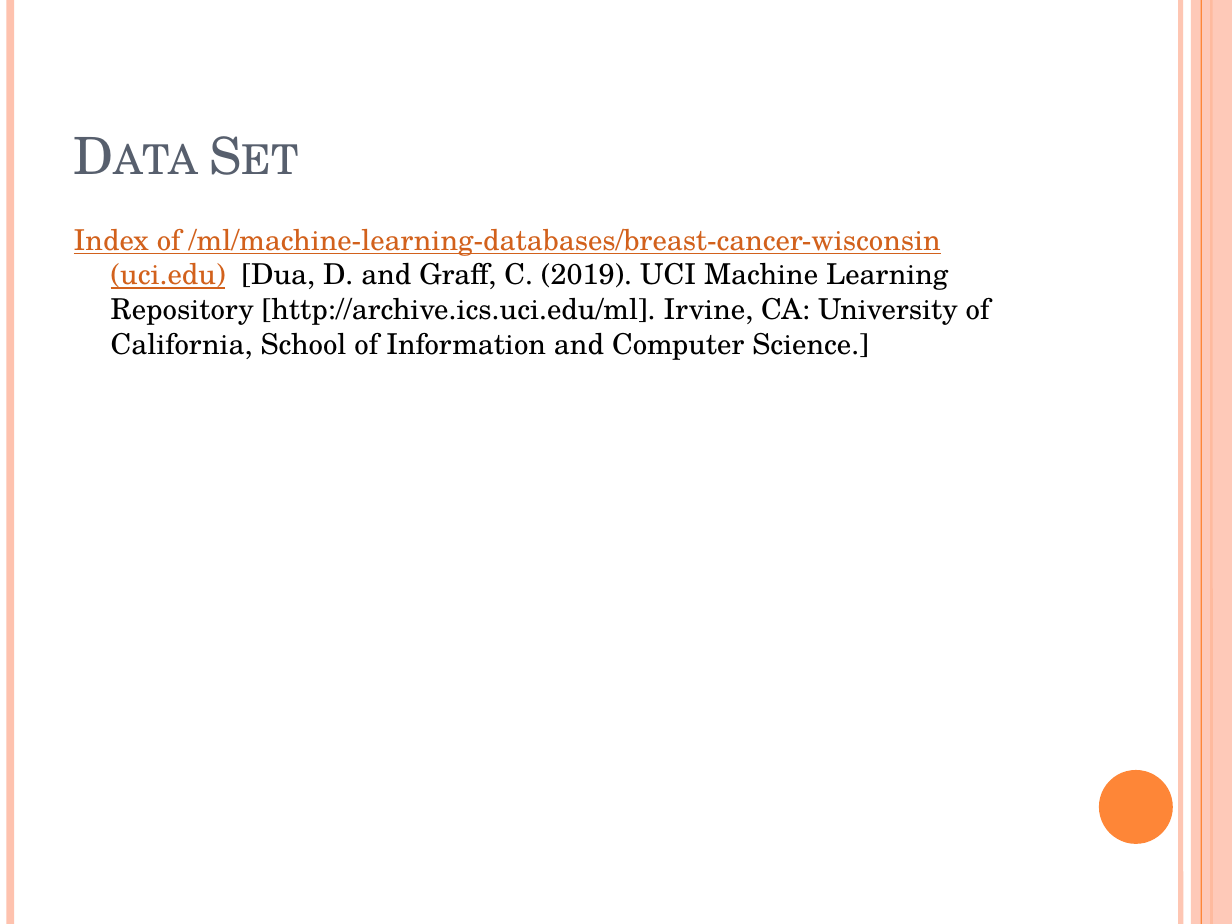
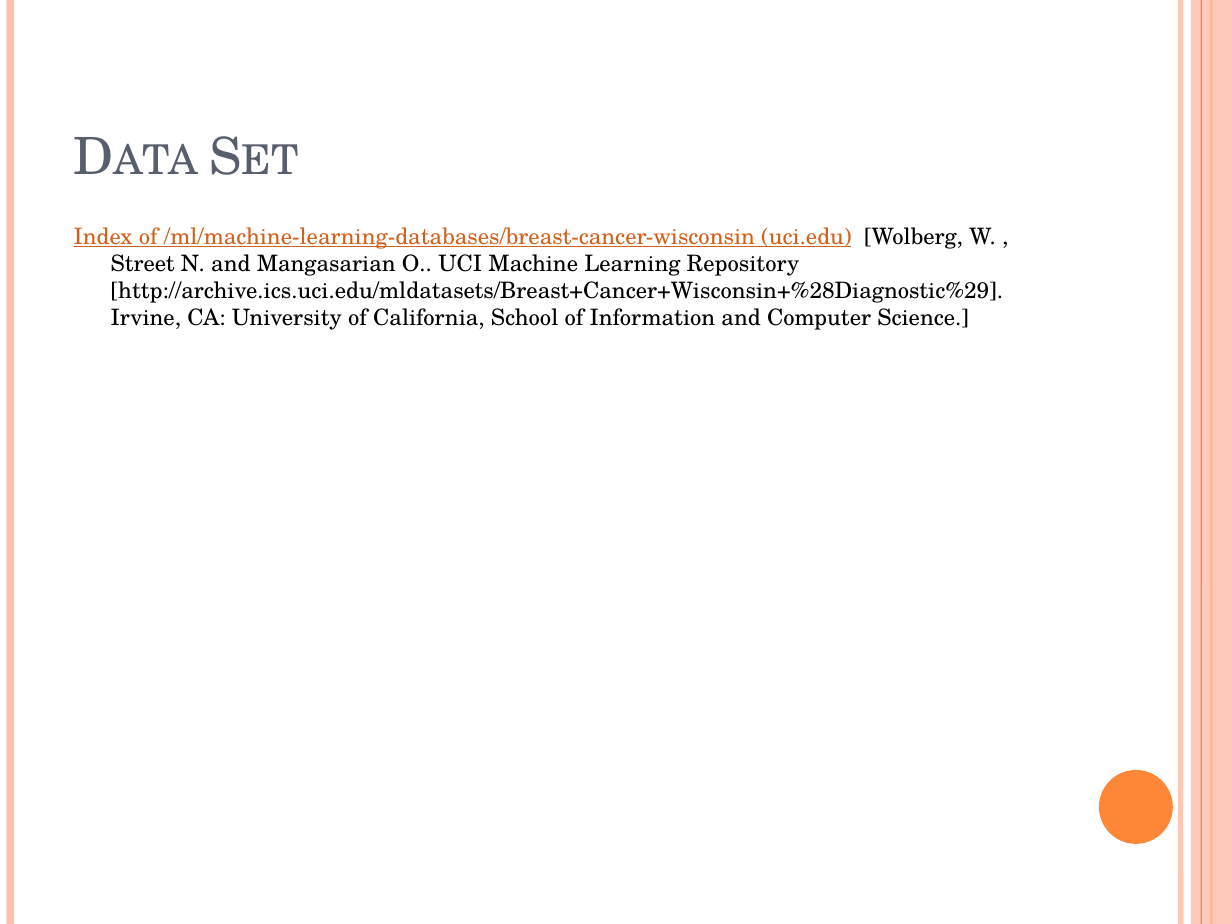
Before and after one commit to Vasilisdi/Data-Analyst-NTUA-Course---Vasileios-Dimitriou, a slide deck: slide 3 of Vasileios Dimitriou.pptx. Drawn at 1232x924 pixels with LibreOffice and Linux fonts; fonts in the diff are those of the drawing. Boxes give left, top, right and bottom in pixels: in the first picture for what was removed or moved away, otherwise in the second. Text is boxed around its words. In the diff, an @@ line names an element or a change of style, - is before the commit and + after.

Commit message:
Update of script method and pptx
The data analysis script has been updated. The presentation includes the source of the data. Data to be uploaded is pending after the final decision about the dataset.

```diff
--- a/Vasileios Dimitriou.pptx
+++ b/Vasileios Dimitriou.pptx
@@ text at <box>74,227,1003,330</box>: text changed; size 16.8 to 13.2 pt @@
-Index of /ml/machine-learning-databases/breast-cancer-wisconsin (uci.edu) [Dua, D. and Graff, C. (2019). UCI Machine Learning Repository [http://archive.ics.uci.edu/ml]. Irvine, CA: University of California, School of Information and Computer Science.]
+Index of /ml/machine-learning-databases/breast-cancer-wisconsin (uci.edu) [Wolberg, W. , Street N. and Mangasarian O.. UCI Machine Learning Repository [http://archive.ics.uci.edu/mldatasets/Breast+Cancer+Wisconsin+%28Diagnostic%29]. Irvine, CA: University of California, School of Information and Computer Science.]
```
Also in this commit, not shown: 1 other file.
